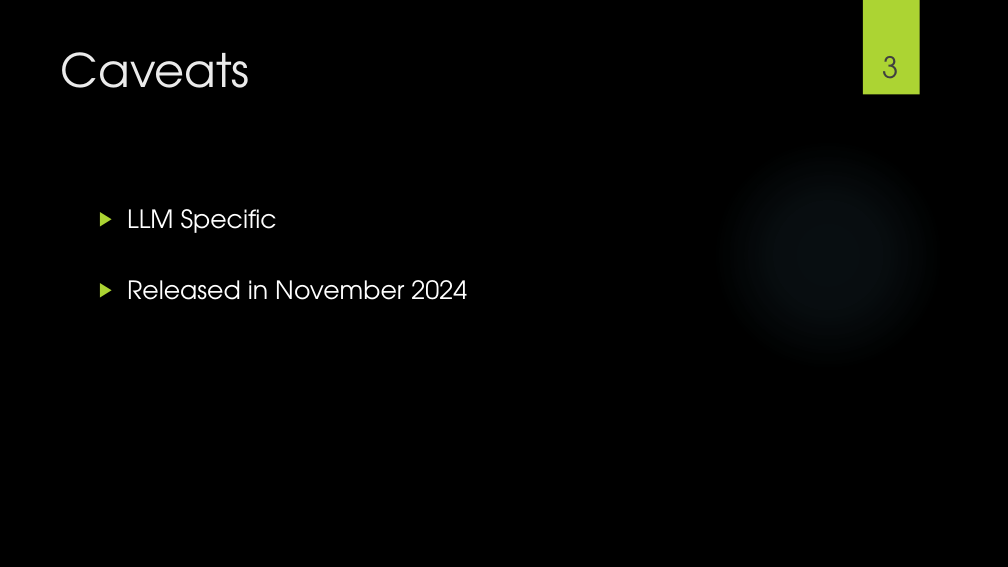
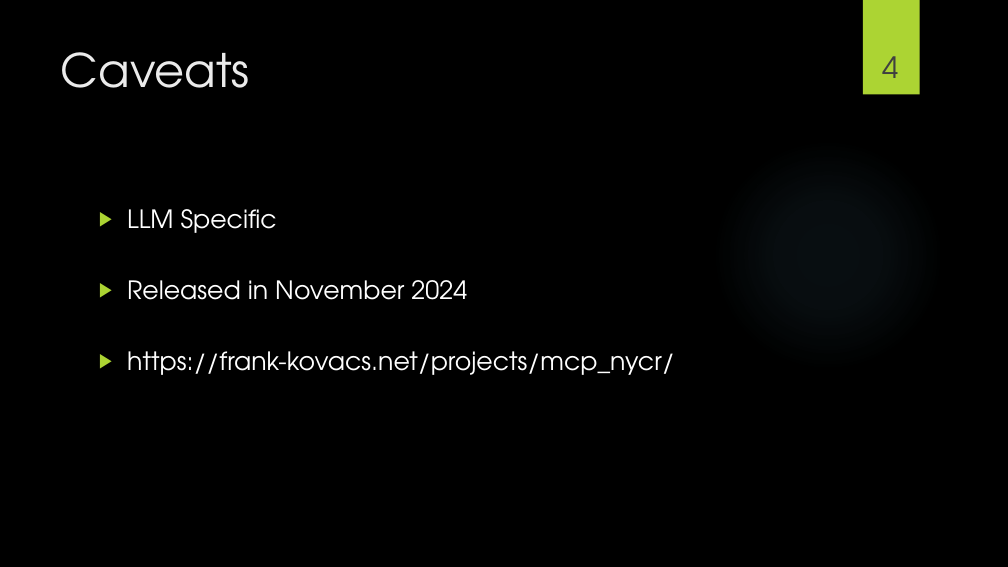
Before and after one commit to frank113/mcp_nycr_demo, a slide deck: slide 4 of slides/mcp_slides.pptx (slide 3 before the commit). Drawn at 1008x567 pixels with LibreOffice and Linux fonts; fonts in the diff are those of the drawing; background and template pictures are left out. Boxes give left, top, right and bottom in pixels: in the first picture for what was removed or moved away, otherwise in the second. Text is boxed around its words. In the diff, an @@ line names an element or a change of style, - is before the commit and + after.

```diff
--- a/slides/mcp_slides.pptx
+++ b/slides/mcp_slides.pptx
@@ page number at (882, 56, 898, 78): text changed @@
-3
+4
@@ text at (127, 351, 675, 375): paragraph added @@
+▶ https://frank-kovacs.net/projects/mcp_nycr/
```
Also in this commit, not shown: 6 other slides changed, 5 slides added, 2 other files.
